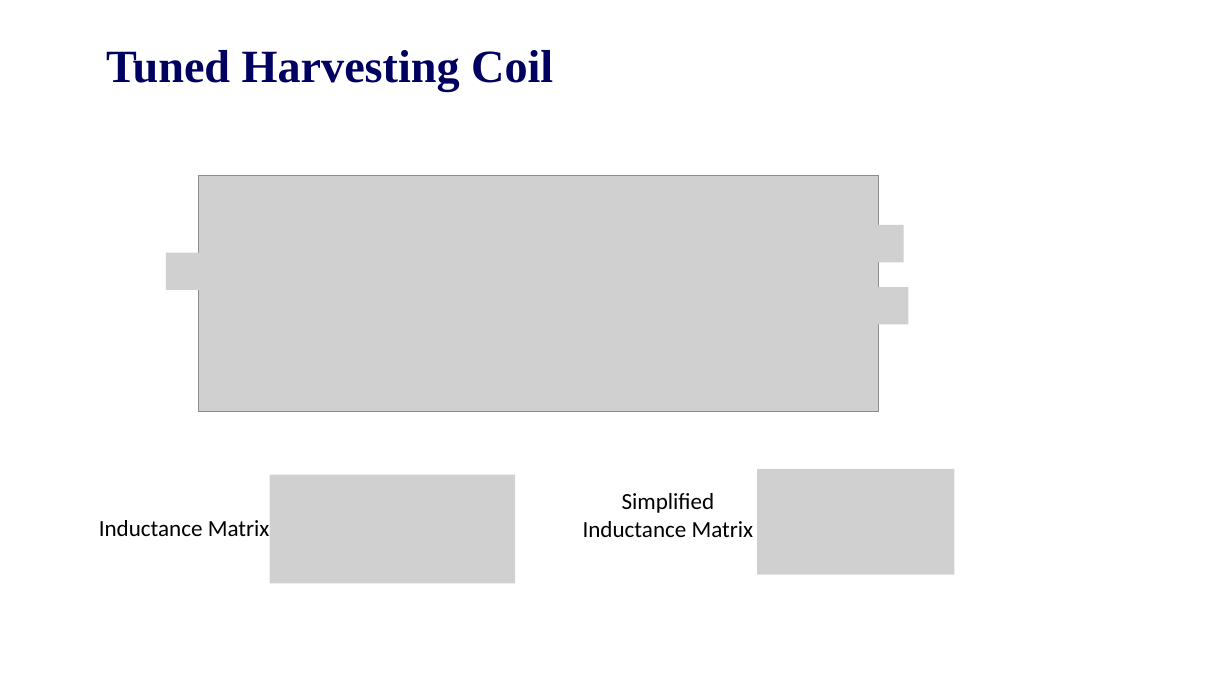
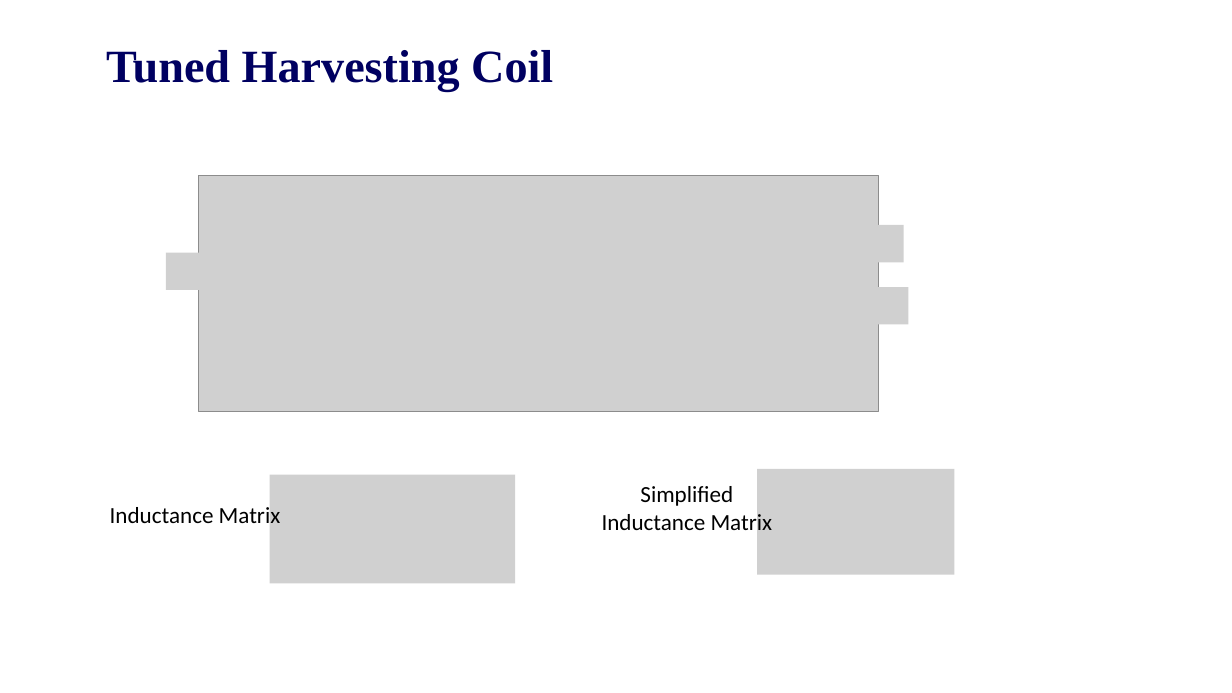
Before and after one commit to EnesAyaz/KTH, a slide deck: slide 12 of Airgap Harmonics/airgap harmonics.pptx. Drawn at 1232x693 pixels with LibreOffice and Linux fonts; fonts in the diff are those of the drawing; grey boxes stand for pictures; background and template pictures are left out. Boxes give left, top, right and bottom in pixels: in the first picture for what was removed or moved away, otherwise in the second. Text is boxed around its words. In the diff, an @@ line names an element or a change of style, - is before the commit and + after.

```diff
--- a/Airgap Harmonics/airgap harmonics.pptx
+++ b/Airgap Harmonics/airgap harmonics.pptx
@@ text "Simplified" rewrapped from [583,493,754,537] to [602,486,773,536] @@
@@ text "Inductance Matrix" rewrapped from [99,520,270,536] to [110,503,281,529] @@
```
Also in this commit, not shown: 1 other slide changed, 6 other files.
